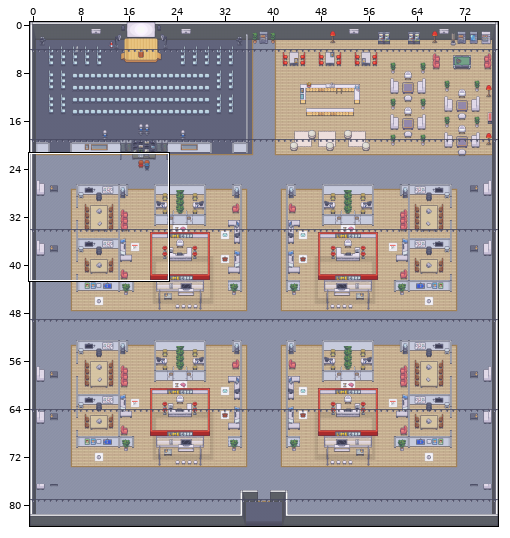
Two states of a Tiled map (JSON), map.tmj. The picture above shows the old version from afar; the outline marks the close-up.
Close-up. The starting point:
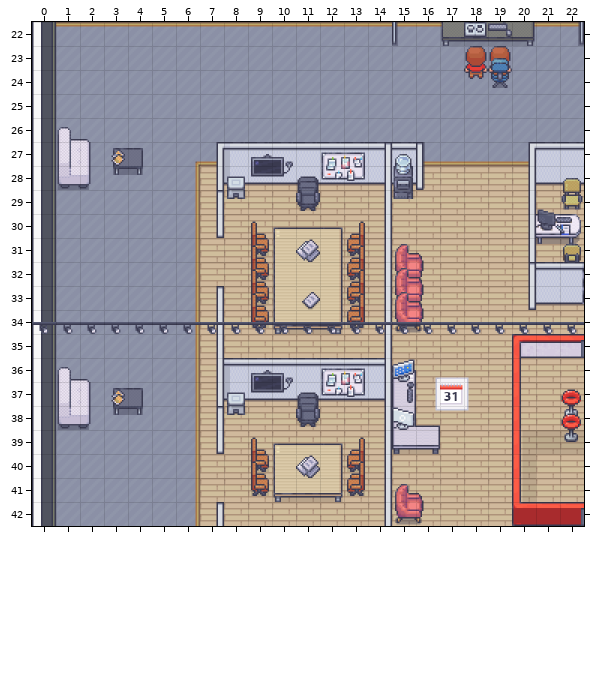
Cells are 32x32 px. Shown: x 0..22, y 22..42. The commit also changed other parts of the map, which this record leaves out.
After:
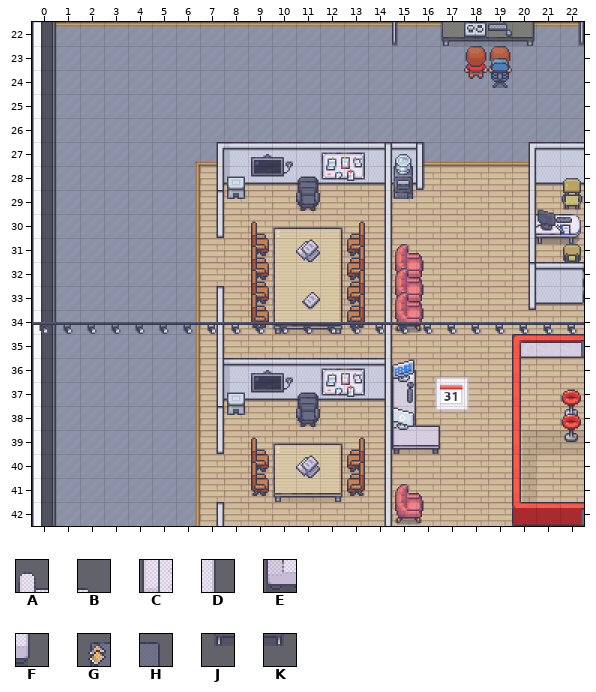
Key: from "Chunk 1": A 205 flipped left-right, B 206 flipped left-right, C 212 flipped left-right, D 213 flipped left-right, E 221 flipped left-right, F 222 flipped left-right; from "Chunk 2": G 10, H 11, J 12, K 13.
_ is an empty cell, . an unchanged one.
From old to new:
--- layer "furniture/furniture2"
@@ x 1..4 @@
-26 AB..
-27 CDGH
-28 EFJK
+26 __..
+27 ____
+28 ____
@@ x 1..4 @@
-36 AB..
-37 CDGH
-38 EFJK
+36 __..
+37 ____
+38 ____
Changed places in both close-ups, as pixel boxes (x1, y1, x2, y2):
removed: (57, 127, 143, 190)
removed: (57, 367, 143, 430)
